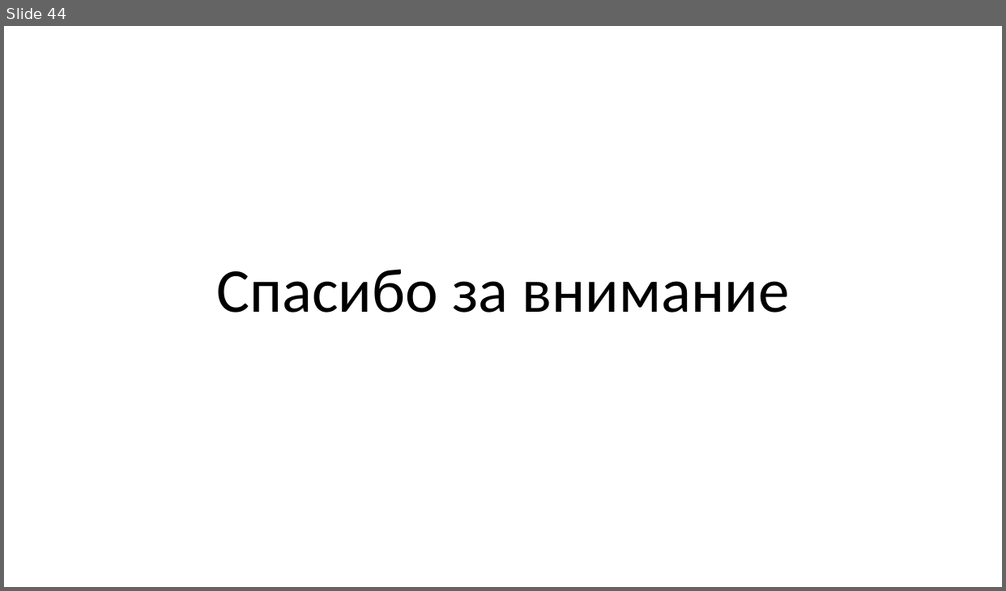
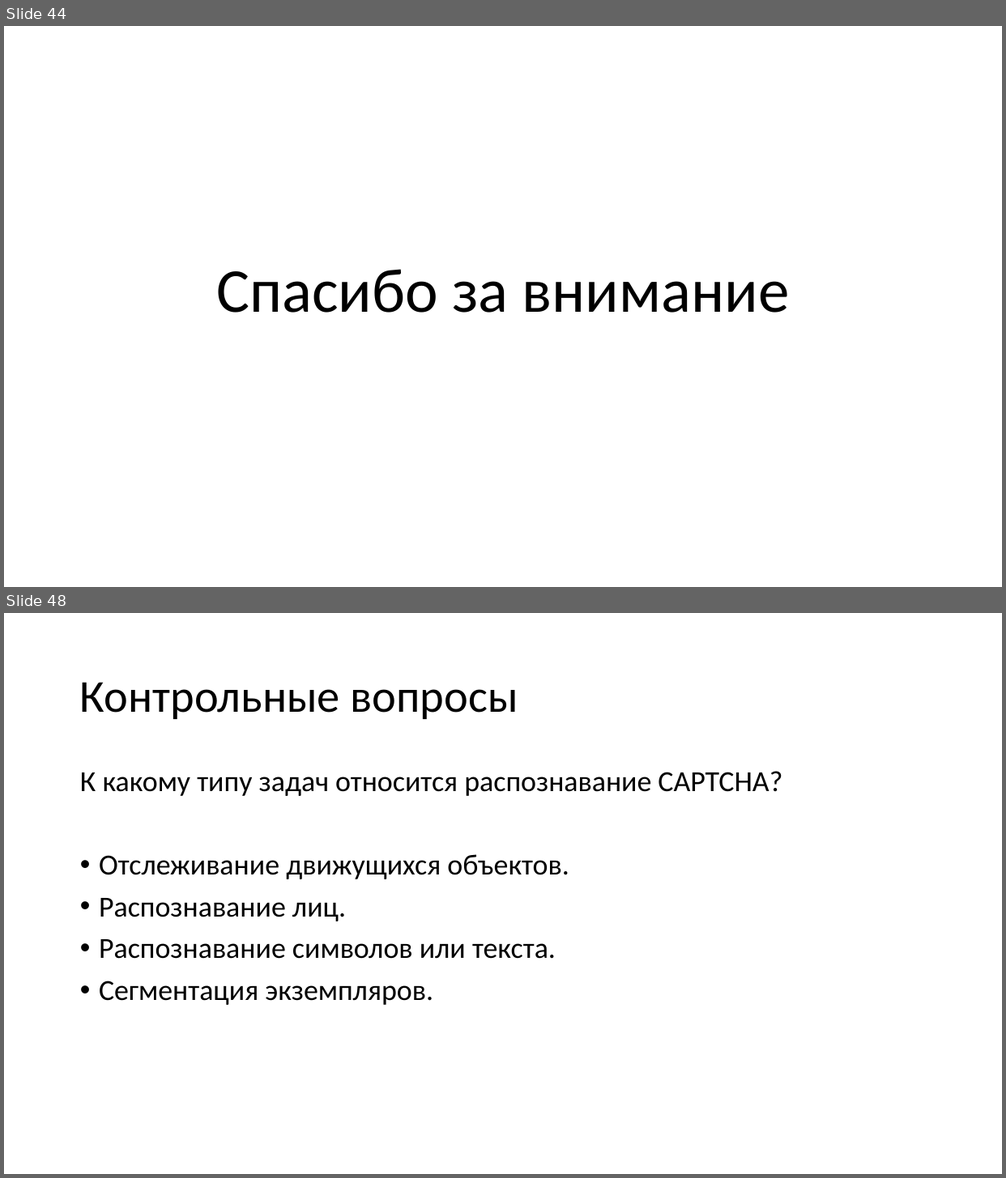
Before and after one commit to mosalov/AI_main_lectures, a slide deck: Лекция 13 05_05_2021.pptx. Shown one above the other, each under a label of ours: slide 44 before the commit, slides 44 and 48 after it; the slides between them are not shown. The pictures are 1006x591 and 1006x1178 pixels, drawn with LibreOffice and Linux fonts; fonts in the diff are those of the drawing. Boxes give left, top, right and bottom in pixels: in the first picture for what was removed or moved away, otherwise in the second. Text is boxed around its words. In the diff, an @@ line names an element or a change of style, - is before the commit and + after.

Commit message:
Добавлены вопросы к лекциям №№11 и 13.

```diff
--- a/Лекция 13 05_05_2021.pptx
+++ b/Лекция 13 05_05_2021.pptx
@@ slide 48 added at [4,613,1002,1174], background #FFFFFF @@
@@ title added at [80,682,518,719], 44 pt, text #000000 @@
+Контрольные вопросы
@@ text added at [80,771,782,1005], 28 pt, text #000000 @@
+К какому типу задач относится распознавание CAPTCHA?
+• Отслеживание движущихся объектов.
+• Распознавание лиц.
+• Распознавание символов или текста.
+• Сегментация экземпляров.
```
Also in this commit, not shown: 1 slide changed, 5 other slides added, 3 other files.
